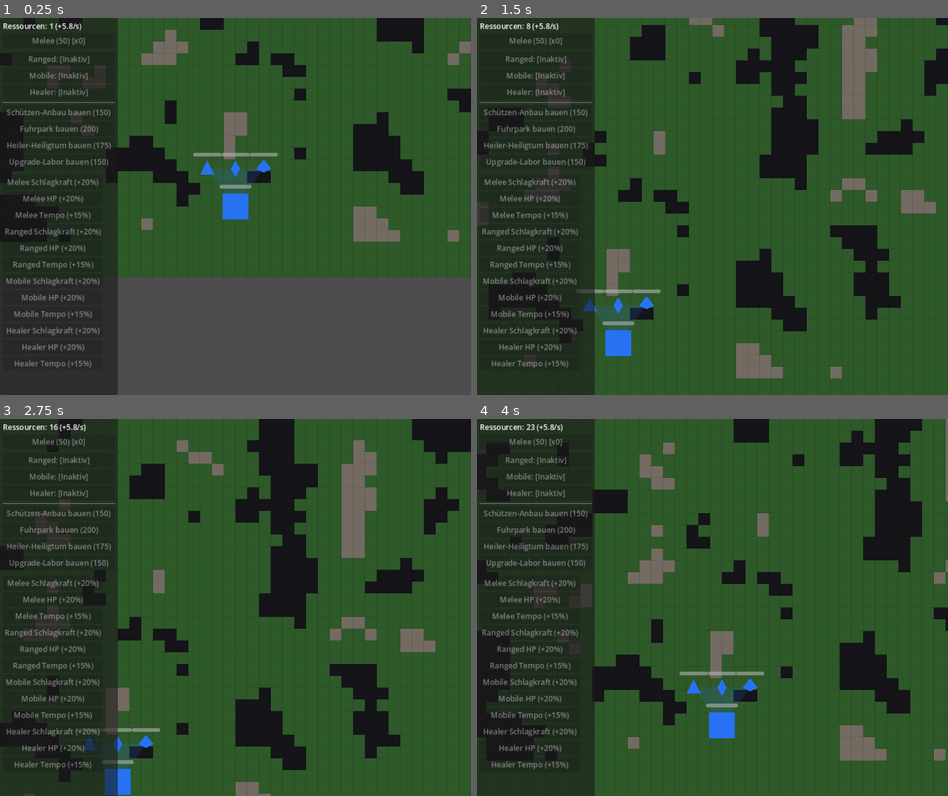
Above: before the commit, frames 1-4 (two rows, left to right).
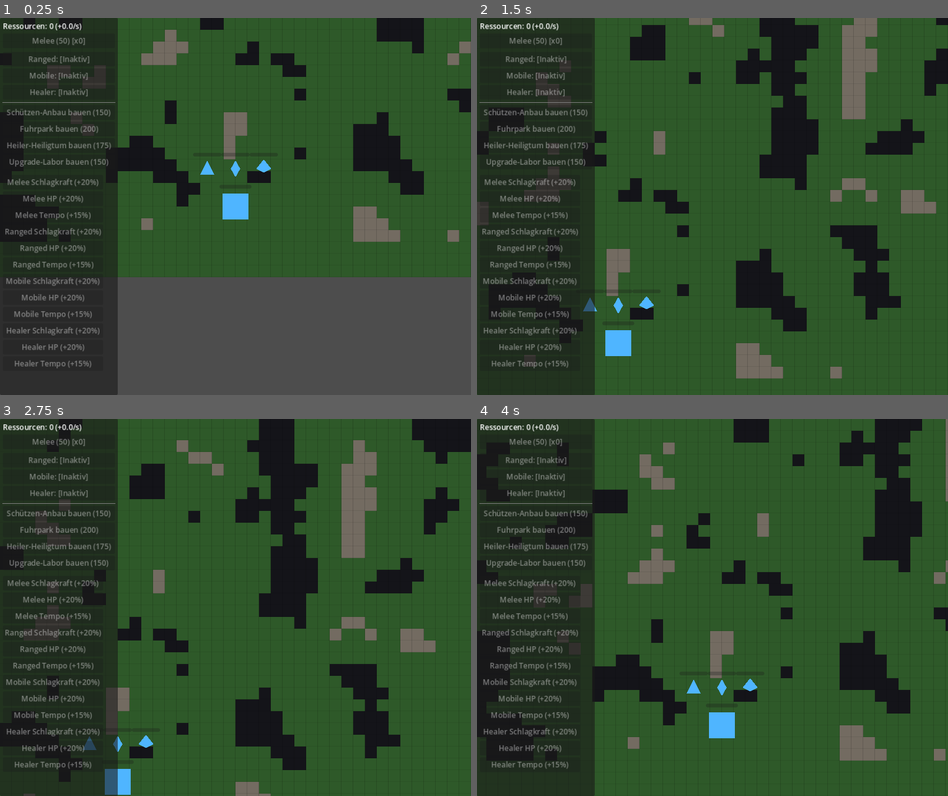
Above: after the commit, the same moments.

Repository: neuhier/airts
Game: Godot game, scene res://scenes/main/main.tscn
Same seed, same stepped clock (60 frames per second), same inputs: the game is played once before the commit and once after it.
Inputs (mouse positions are in pixels of both pictures, inside the frame that each line leads up to):
- Up to frame 1 (0.25 s): no input
- Up to frame 2 (1.5 s): tap Enter at 0.5 s; move the mouse to (816, 187) at 0.52 s; hold Right (ui_right) 0.53-1.25 s; click (816, 187) at 0.67 s; tap Space at 1.25 s; drag from (618, 225) to (688, 281) at 1.27 s
- Up to frame 3 (2.75 s): move the mouse to (282, 524) at 2.02 s; hold Right (ui_right) from 2.03 s (still down)
- Up to frame 4 (4 s): release Right (ui_right) at 2.75 s; drag from (688, 682) to (571, 550) at 2.77 s; tap Enter at 3.5 s; move the mouse to (853, 664) at 3.52 s; hold Left (ui_left) from 3.53 s (still down)

The runs differ from the first frame. In frame 1, 1.2% of the frame differs, in the area x 10-59%, y 1-54%; in frame 2, 1.2%; in frame 3, 1.0%; in frame 4, 1.3%, in the area x 10-61%, y 1-85%.
Error after the commit: Parse Error: Could not resolve class "Unit". (res://scripts/structures/headquarters.gd:2)

Commit message:
Implement team-based fog of war
Co-authored-by: Codex <noreply@openai.com>

Diff:
--- a/scripts/structures/headquarters.gd
+++ b/scripts/structures/headquarters.gd
@@ -21,6 +21,7 @@
 	move_speed = 0.0
 	attack_range = 0.0
 	damage = 0.0
+	vision_radius = 225.0
 	if max_hp <= 0.0:
 		max_hp = 1000.0
 	super._ready()
--- a/scripts/units/unit.gd
+++ b/scripts/units/unit.gd
@@ -37,6 +37,9 @@
 ## is currently outside `attack_range`. Independent of `attack_range` so
 ## units can "aggro" from further away than they can actually hit.
 @export var aggro_range: float = 200.0
+## Circular world-space area this unit reveals for its team. Combat units
+## load this from BalanceManager by unit_class_id; HQs use their own fixed value.
+@export var vision_radius: float = 150.0
 
 ## Identifies this unit's class for the Upgrade-Labor system (e.g. "melee",
 ## "ranged", "mobile", "healer"). Set by subclasses in `_ready()` before
@@ -96,6 +99,7 @@
 		max_hp = BalanceManager.get_unit_value(unit_class_id, "max_hp", max_hp) as float
 		damage = BalanceManager.get_unit_value(unit_class_id, "damage", damage) as float
 		armor = BalanceManager.get_unit_value(unit_class_id, "armor", armor) as float
+		vision_radius = BalanceManager.get_unit_value(unit_class_id, "vision_radius", vision_radius) as float
 
 	_base_damage = damage
 	_base_max_hp = max_hp
@@ -130,7 +134,7 @@
 func _physics_process(delta: float) -> void:
 	_apply_terrain_modifiers()
 
-	if manual_target and (not is_instance_valid(manual_target) or not manual_target.is_alive()):
+	if manual_target and (not is_instance_valid(manual_target) or not manual_target.is_alive() or not _is_target_visible(manual_target)):
 		manual_target = null
 
 	if manual_target:
@@ -259,12 +263,20 @@
 	var nearest: Unit = null
 	var nearest_dist := INF
 	for node in get_tree().get_nodes_in_group(_enemy_group()):
-		if node is Unit and node != self and node.is_alive():
+		if node is Unit and node != self and node.is_alive() and _is_target_visible(node):
 			var dist := global_position.distance_to(node.global_position)
 			if dist <= radius and dist < nearest_dist:
 				nearest = node
 				nearest_dist = dist
 	return nearest
+
+
+## Combat decisions obey the same team-specific visibility rules used by the
+## player presentation and enemy bot. Missing manager is treated as visible so
+## isolated/headless unit tests remain safe before Main has initialized.
+func _is_target_visible(target: Unit) -> bool:
+	var fog := get_tree().get_first_node_in_group(FogOfWarManager.GROUP_NAME) as FogOfWarManager
+	return fog == null or fog.is_position_visible_to(team, target.global_position)
 
 
 func _try_attack(delta: float) -> void:
